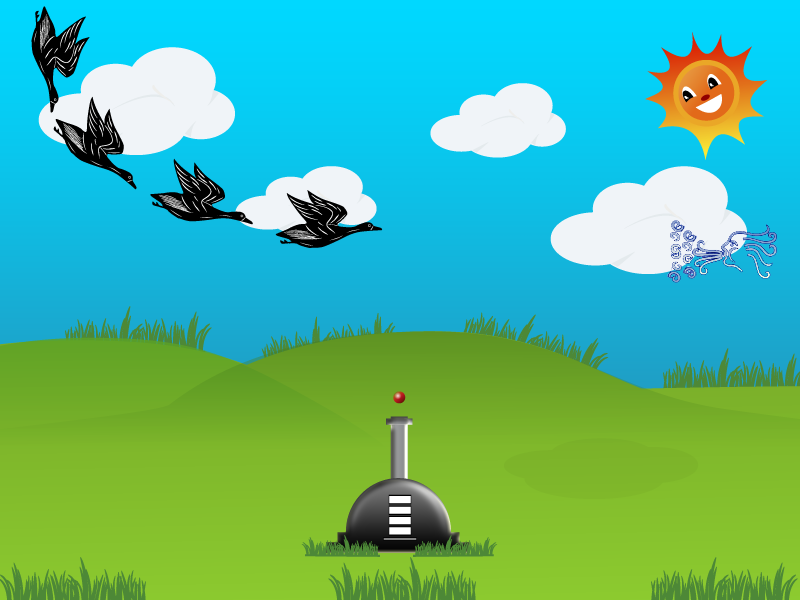
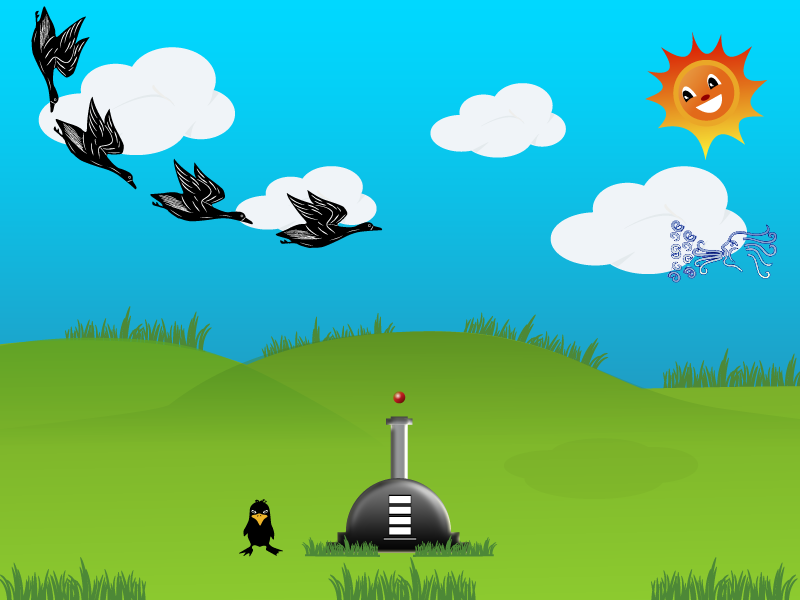
Layered file, before and after one edit (800 x 600). Changes by layer:
added layer "Pato Negro" above "Cañon" over (x1=239, y1=499, x2=283, y2=557)
